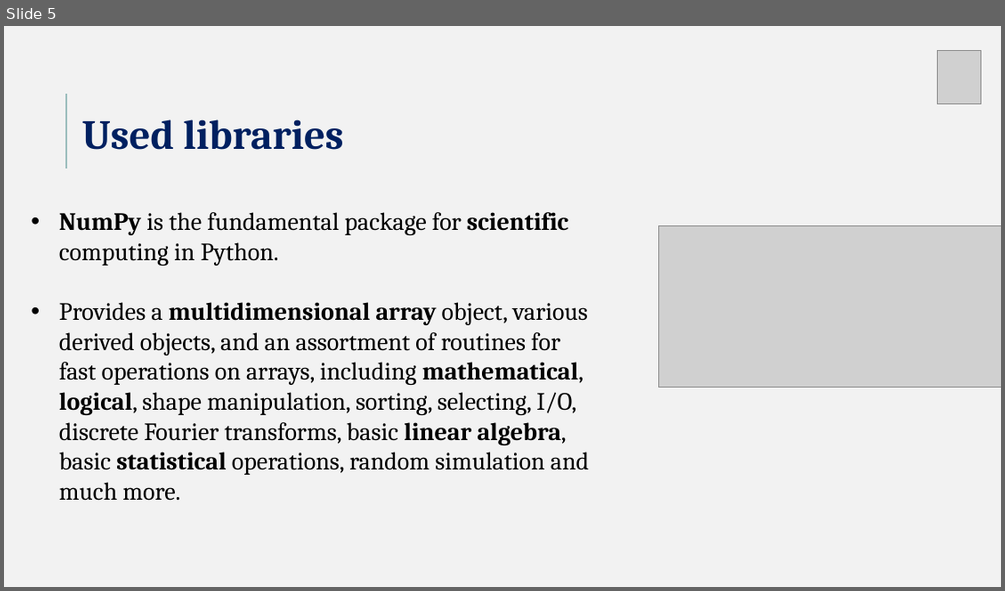
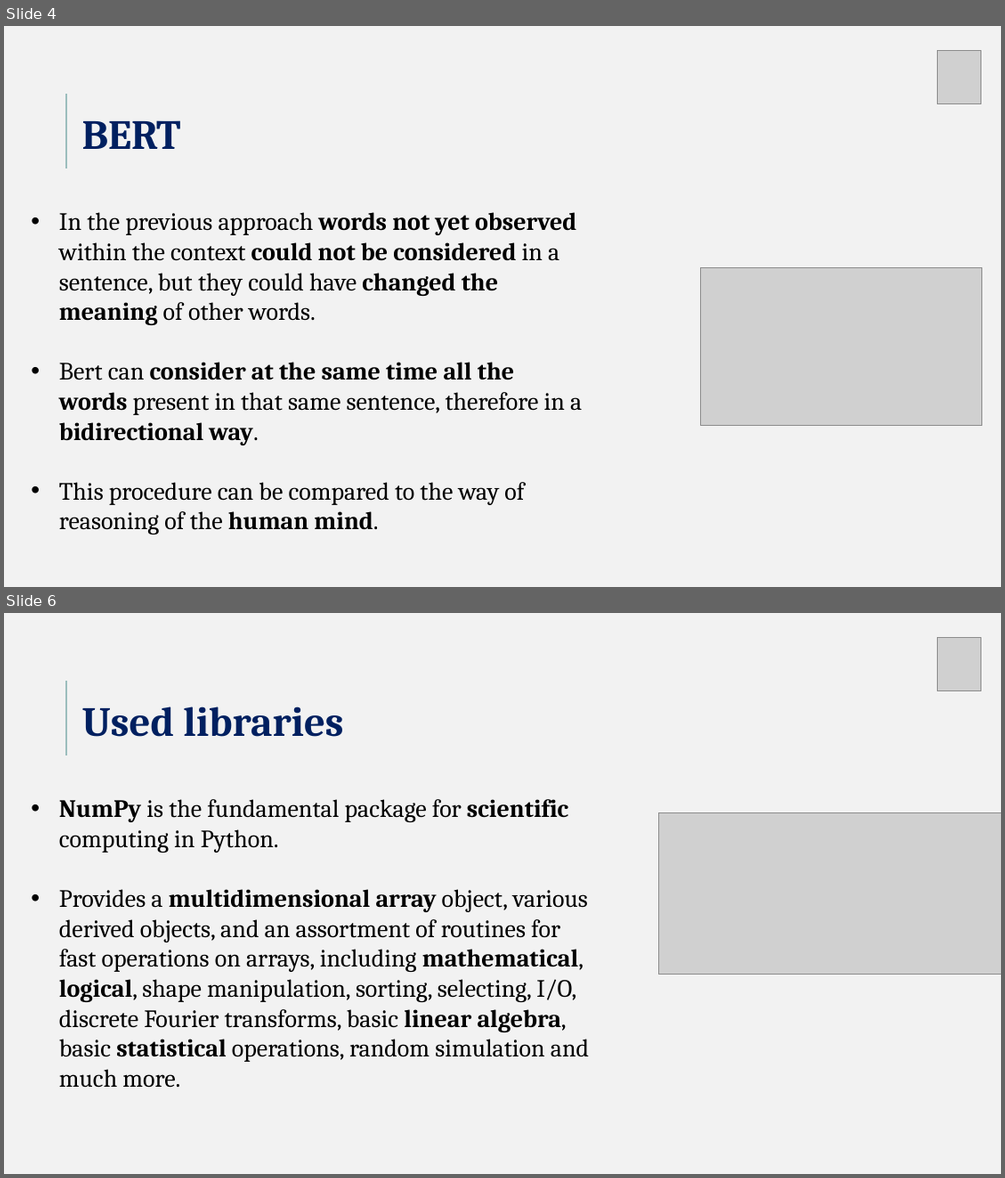
Before and after one commit to Matteoa99/ProgettoDA, a slide deck: DA_project.pptx. Shown one above the other, each under a label of ours: slide 5 before the commit, slides 4 and 6 after it; the slides between them are not shown. The pictures are 1005x591 and 1005x1178 pixels, drawn with LibreOffice and Linux fonts; fonts in the diff are those of the drawing; grey boxes stand for pictures. Boxes give left, top, right and bottom in pixels: in the first picture for what was removed or moved away, otherwise in the second. Text is boxed around its words. In the diff, an @@ line names an element or a change of style, - is before the commit and + after.

```diff
--- a/DA_project.pptx
+++ b/DA_project.pptx
@@ slide 4 added at (x1=4, y1=26, x2=1001, y2=587), background #F2F2F2; not listed: 1 template element that a slide beside it also shows @@
@@ picture added at (x1=938, y1=51, x2=981, y2=103) @@
@@ text added at (x1=82, y1=120, x2=181, y2=149), 40 pt, text #002060, bold @@
+BERT
@@ text added at (x1=59, y1=212, x2=582, y2=534), 24 pt, text #000000 @@
+• In the previous approach words not yet observed within the context could not be considered in a sentence, but they could have changed the meaning of other words.
+• Bert can consider at the same time all the words present in that same sentence, therefore in a bidirectional way.
+• This procedure can be compared to the way of reasoning of the human mind.
@@ picture added at (x1=701, y1=267, x2=981, y2=426) @@
@@ what was slide 5 is now slide 6 @@
```
Also in this commit, not shown: 6 slides changed.
